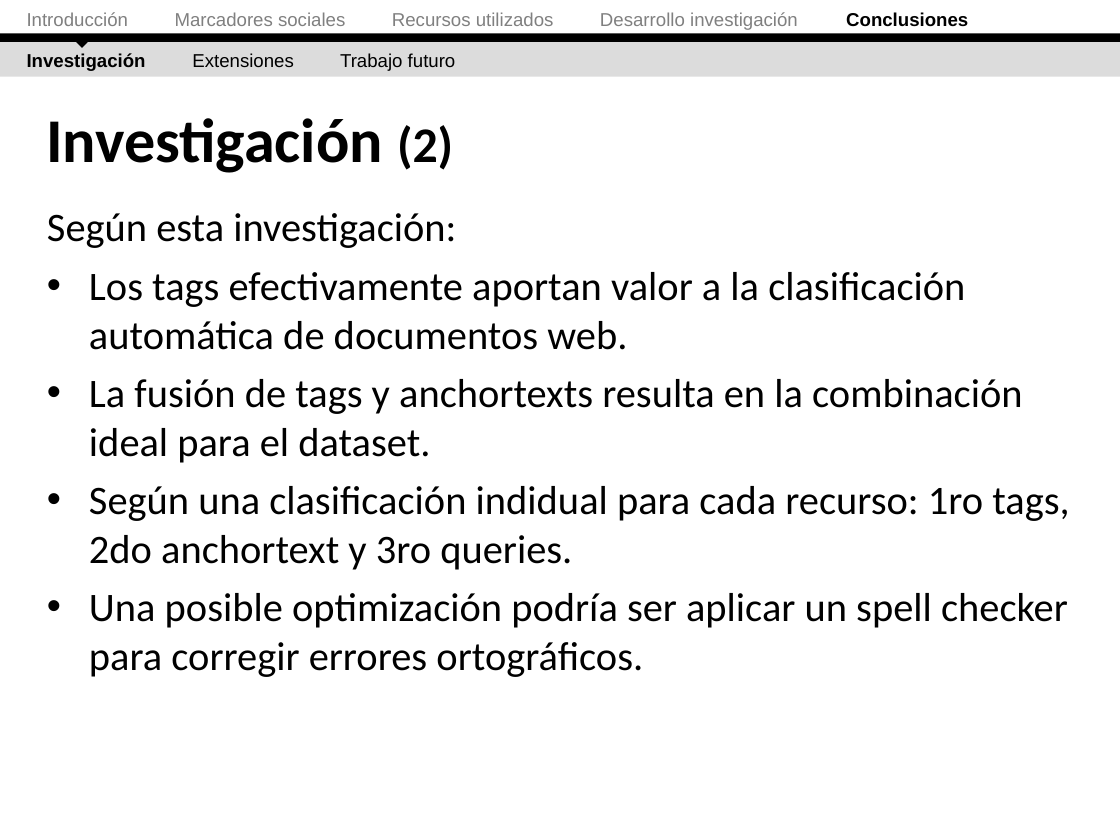
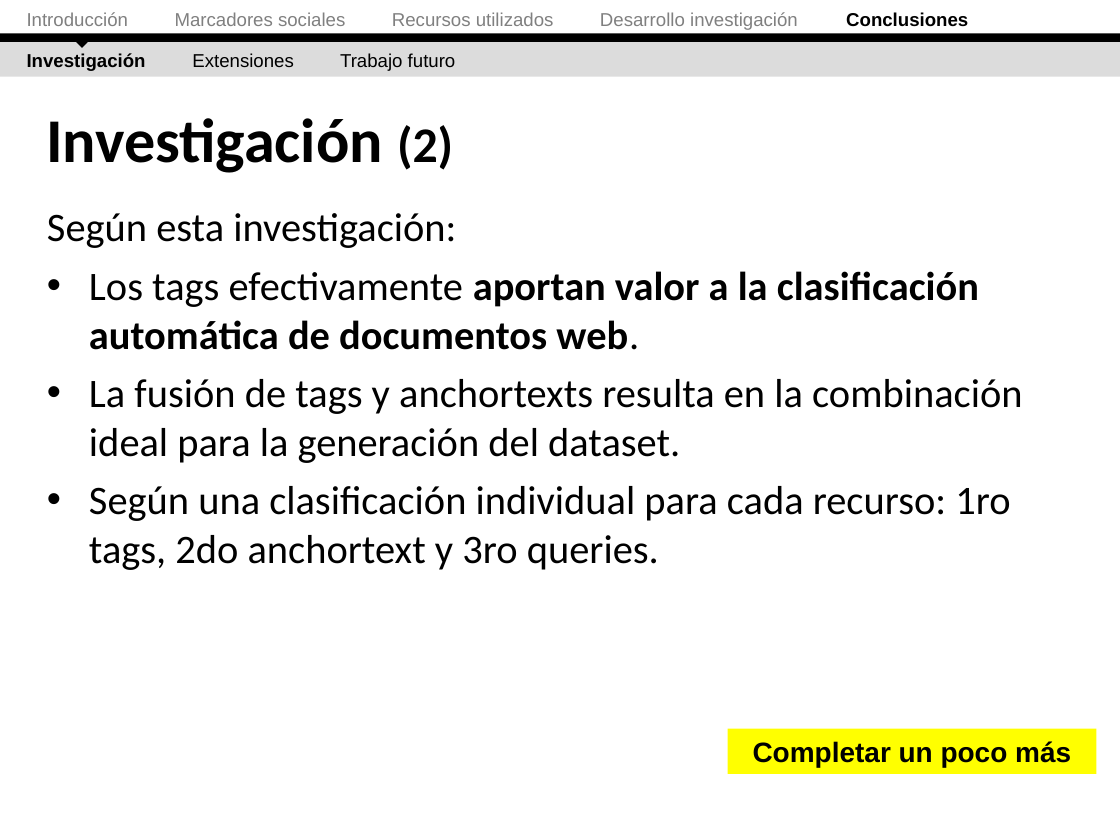
Before and after one commit to ak907kenai/nicotournetesis, a slide deck: slide 58 of docs_trunk/Nicolás Tourné - Presentación Tesis (v2).ppt (slide 59 before the commit). Drawn at 1120x840 pixels with LibreOffice and Linux fonts; fonts in the diff are those of the drawing. Boxes give left, top, right and bottom in pixels: in the first picture for what was removed or moved away, otherwise in the second. Text is boxed around its words. In the diff, an @@ line names an element or a change of style, - is before the commit and + after.

```diff
--- a/docs_trunk/Nicolás Tourné - Presentación Tesis (v2).ppt
+++ b/docs_trunk/Nicolás Tourné - Presentación Tesis (v2).ppt
@@ text at [89,271,979,350]: bold on in "aportan valor a la clasificación automática de ..." @@
@@ text at [89,379,1022,570]: text changed @@
-• La fusión de tags y anchortexts resulta en la combinación ideal para el dataset.
-• Según una clasificación indidual para cada recurso: 1ro tags, 2do anchortext y 3ro queries.
-• Una posible optimización podría ser aplicar un spell checker para corregir errores ortográficos.
+• La fusión de tags y anchortexts resulta en la combinación ideal para la generación del dataset.
+• Según una clasificación individual para cada recurso: 1ro tags, 2do anchortext y 3ro queries.
@@ rectangle added at [728,729,1096,774], fill #FFFF00, 18 pt, text #000000, bold @@
+Completar un poco más
```
Also in this commit, not shown: 17 other slides changed, 1 slide removed, 1 other file.
